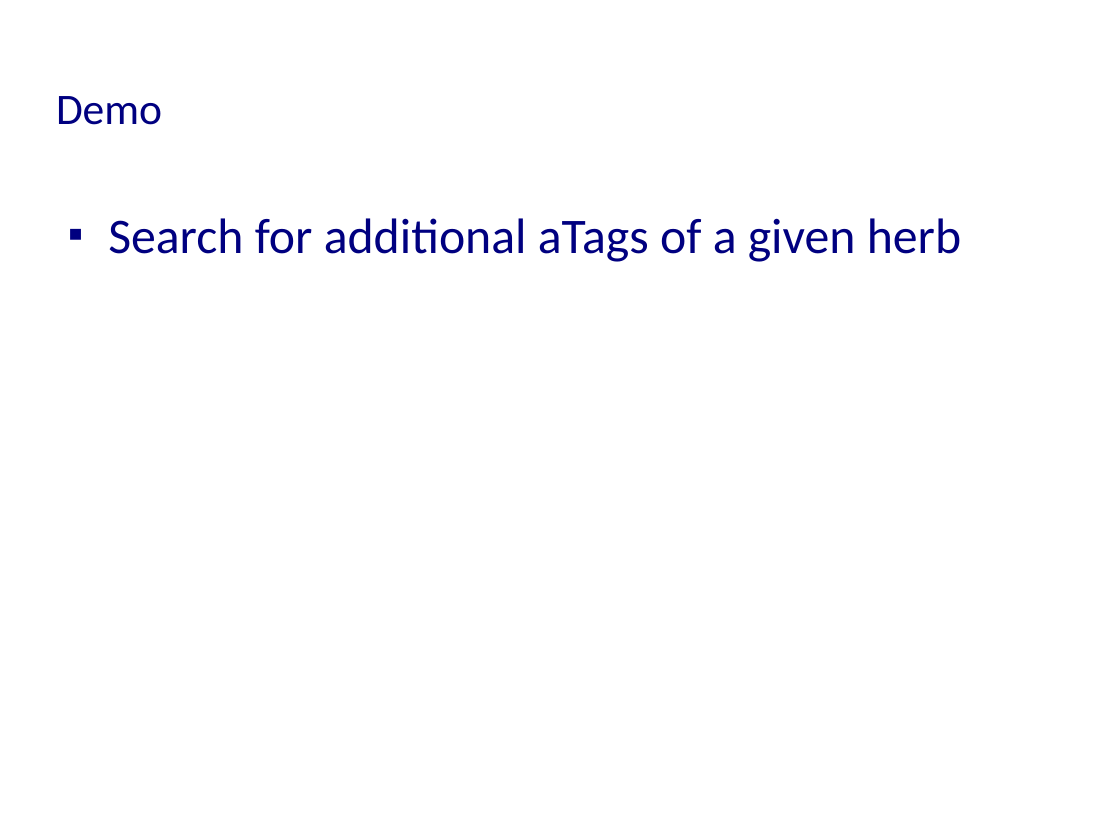
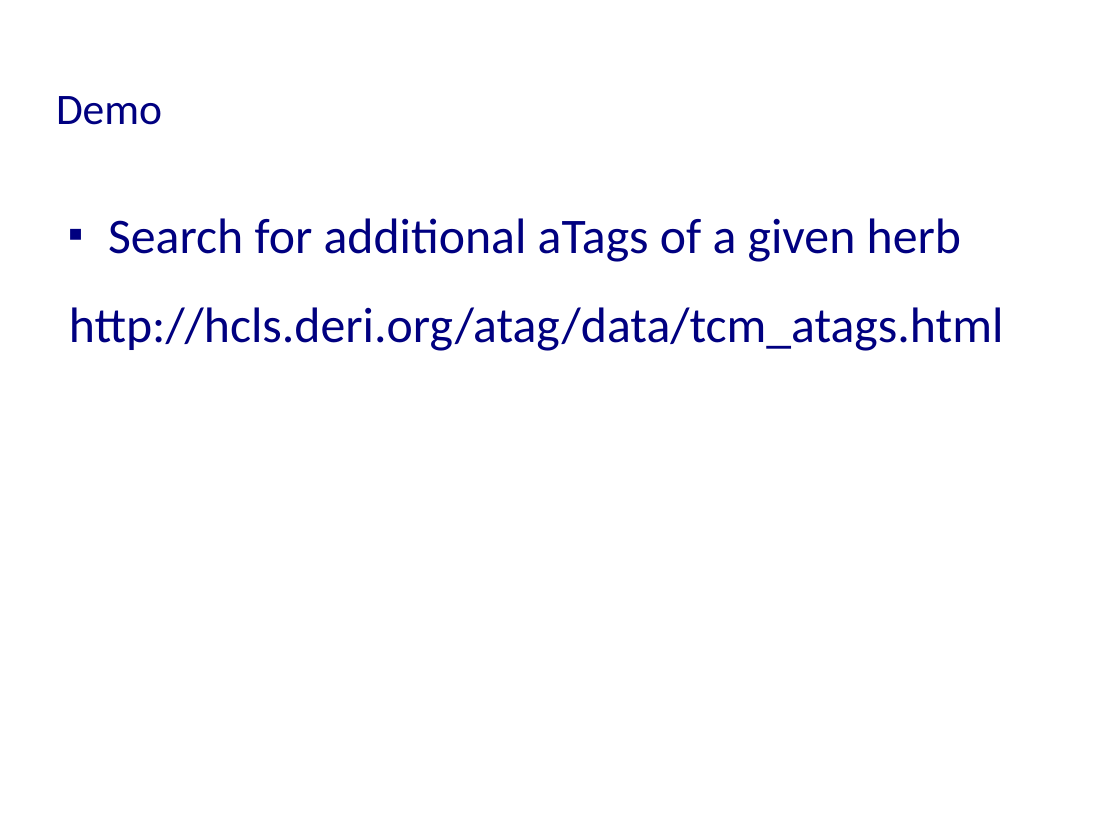
Before and after one commit to asanchez75/junsbriefcase, a slide deck: slide 5 of biordf2009_query_federation_case/dils09/demo.ppt (slide 6 before the commit). Drawn at 1120x840 pixels with LibreOffice and Linux fonts; fonts in the diff are those of the drawing. Boxes give left, top, right and bottom in pixels: in the first picture for what was removed or moved away, otherwise in the second. Text is boxed around its words. In the diff, an @@ line names an element or a change of style, - is before the commit and + after.

```diff
--- a/biordf2009_query_federation_case/dils09/demo.ppt
+++ b/biordf2009_query_federation_case/dils09/demo.ppt
@@ text at box(69, 307, 1004, 351): paragraph added @@
+http://hcls.deri.org/atag/data/tcm_atags.html
```
Also in this commit, not shown: 1 slide removed.
